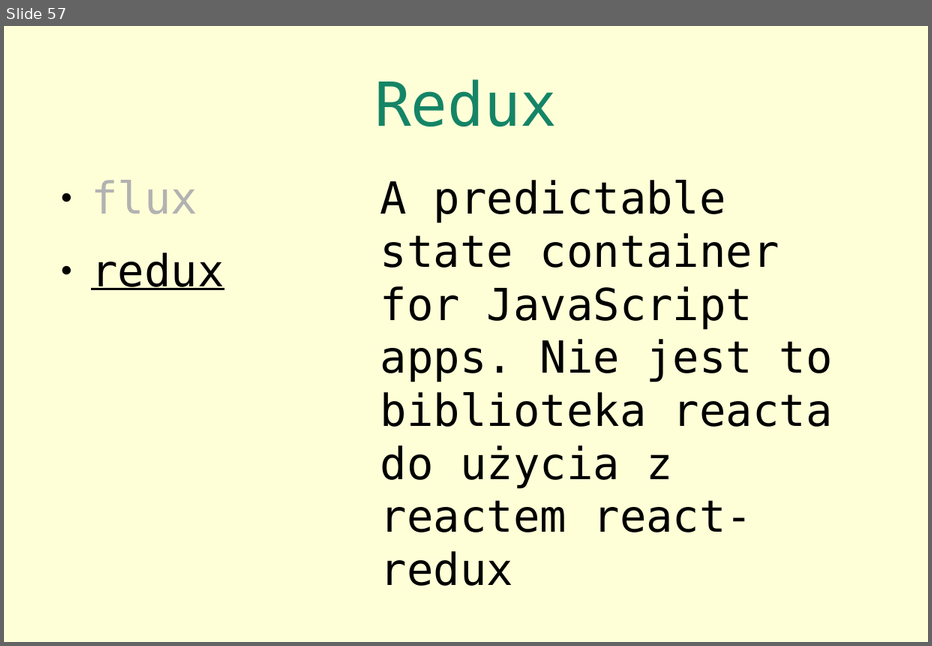
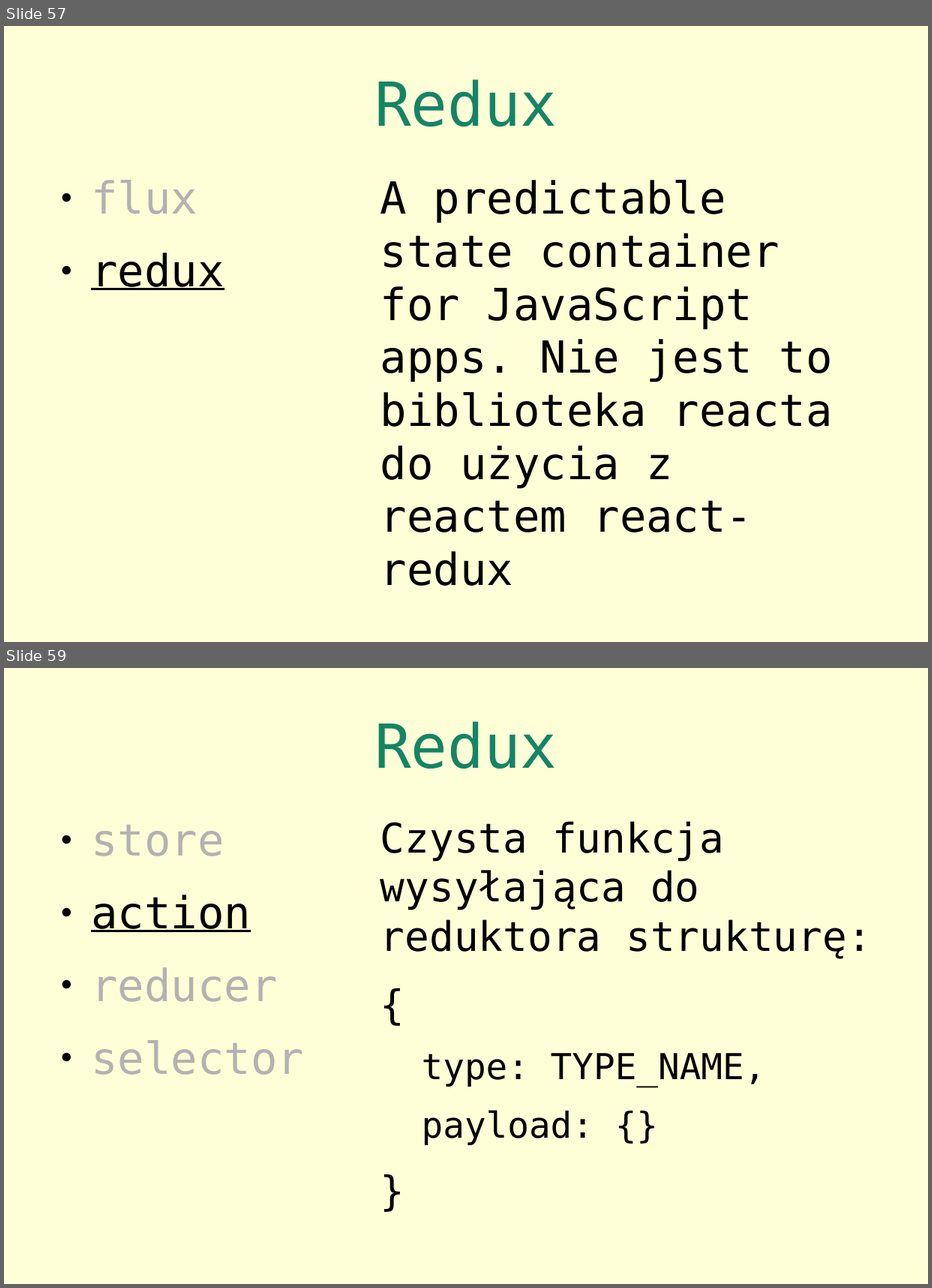
Before and after one commit to siciarek/react-for-oo-programmers, a slide deck: react.for.programmers.odp. Shown one above the other, each under a label of ours: slide 57 before the commit, slides 57 and 59 after it; the slides between them are not shown. The pictures are 932x646 and 932x1288 pixels, drawn with LibreOffice and Linux fonts; fonts in the diff are those of the drawing. Boxes give left, top, right and bottom in pixels: in the first picture for what was removed or moved away, otherwise in the second. Text is boxed around its words. In the diff, an @@ line names an element or a change of style, - is before the commit and + after.

```diff
--- a/react.for.programmers.odp
+++ b/react.for.programmers.odp
@@ slide 59 added at (x1=4, y1=668, x2=928, y2=1284), background #FFFFD7 @@
@@ title added at (x1=374, y1=721, x2=558, y2=768), 50.3 pt, text #158466 @@
+Redux
@@ text added at (x1=91, y1=825, x2=304, y2=1074), 36.6 pt, text #B2B2B2 @@
+● store
+● action
+● reducer
+● selector
@@ text added at (x1=380, y1=821, x2=871, y2=1145), 33.8 pt, text #000000 @@
+Czysta funkcja wysyłająca do reduktora strukturę:
+{
+  type: TYPE_NAME,
+  payload: {}
+}
```
Also in this commit, not shown: 6 other slides added.
